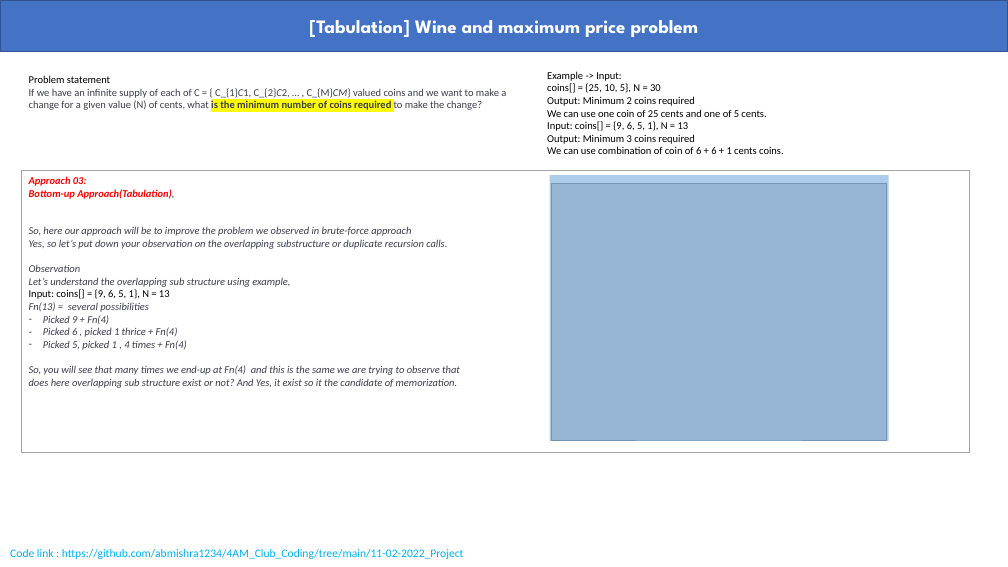
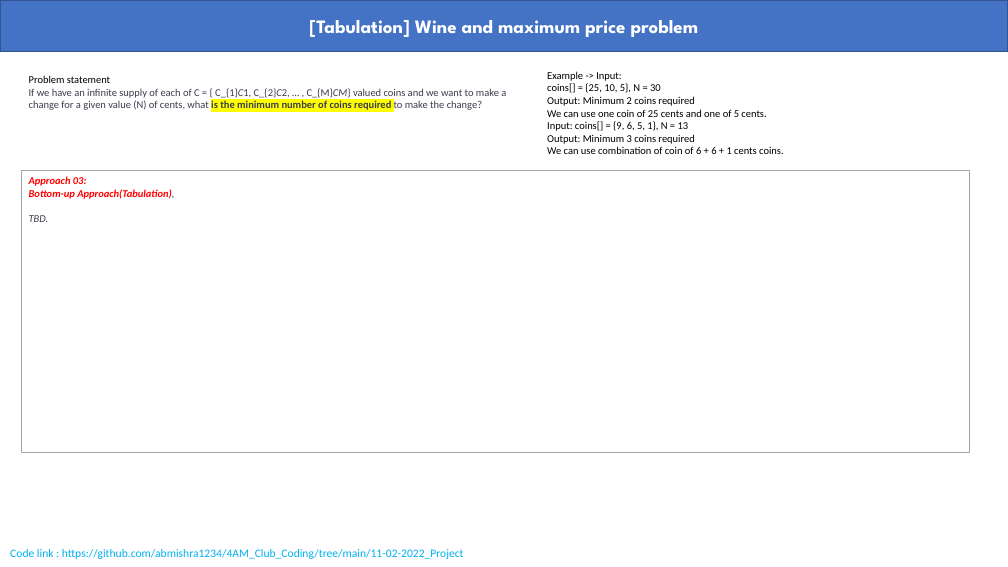
Before and after one commit to abmishra1234/4AM_Club_Coding, a slide deck: slide 13 of Dynamic_Programming/Dynamic Programming.pptx. Drawn at 1008x567 pixels with LibreOffice and Linux fonts; fonts in the diff are those of the drawing; grey boxes stand for pictures. Boxes give left, top, right and bottom in pixels: in the first picture for what was removed or moved away, otherwise in the second. Text is boxed around its words. In the diff, an @@ line names an element or a change of style, - is before the commit and + after.

```diff
--- a/Dynamic_Programming/Dynamic Programming.pptx
+++ b/Dynamic_Programming/Dynamic Programming.pptx
@@ rectangle removed at box(550, 175, 889, 442) @@
@@ picture removed at box(552, 183, 887, 440) @@
@@ text at box(29, 215, 49, 222): text changed @@
-So, here our approach will be to improve the problem we observed in brute-force approach
-Yes, so let’s put down your observation on the overlapping substructure or duplicate recursion calls.
-Observation
-Let’s understand the overlapping sub structure using example,
-Input: coins[] = {9, 6, 5, 1}, N = 13
-Fn(13) = several possibilities
-– Picked 9 + Fn(4)
-– Picked 6 , picked 1 thrice + Fn(4)
-– Picked 5, picked 1 , 4 times + Fn(4)
-So, you will see that many times we end-up at Fn(4) and this is the same we are trying to observe that
-does here overlapping sub structure exist or not? And Yes, it exist so it the candidate of memorization.
+TBD.
```
Also in this commit, not shown: 2 other slides changed.
